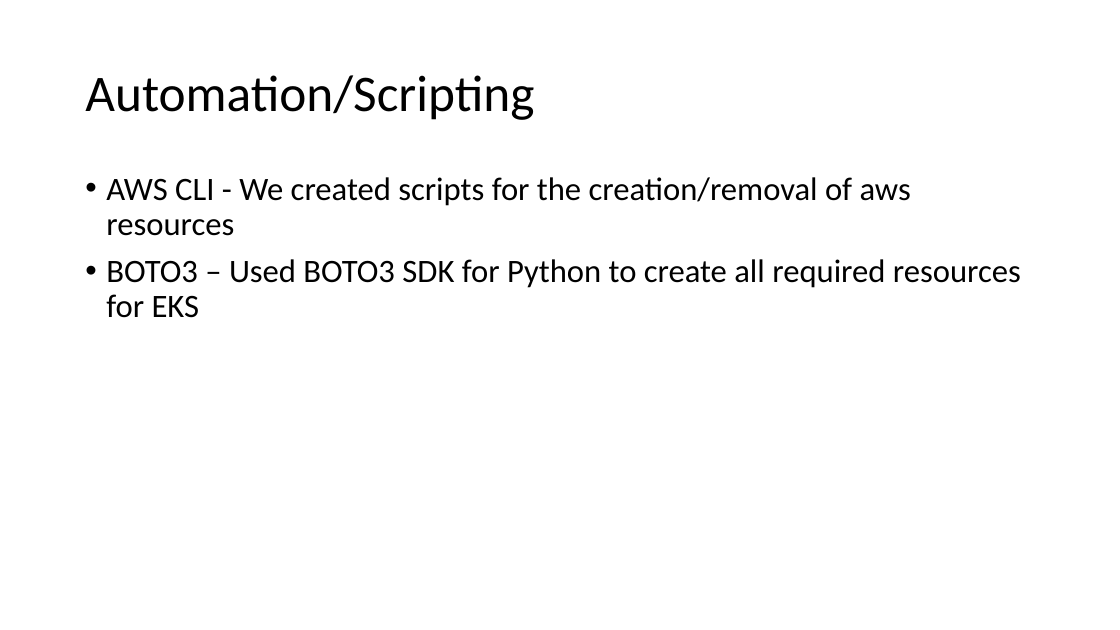
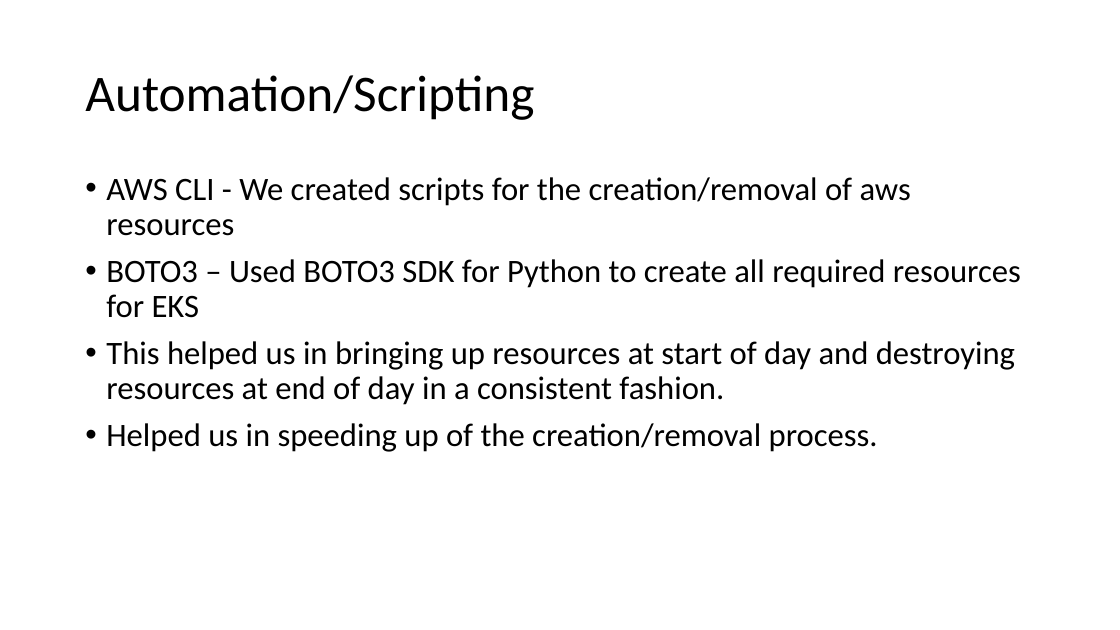
Before and after one commit to awspractice12/aws_practice, a slide deck: slide 16 of documents/DevOps_on_AWS.pptx. Drawn at 1120x630 pixels with LibreOffice and Linux fonts; fonts in the diff are those of the drawing. Boxes give left, top, right and bottom in pixels: in the first picture for what was removed or moved away, otherwise in the second. Text is boxed around its words. In the diff, an @@ line names an element or a change of style, - is before the commit and + after.

```diff
--- a/documents/DevOps_on_AWS.pptx
+++ b/documents/DevOps_on_AWS.pptx
@@ text at bbox=[106, 341, 1015, 452]: paragraphs added @@
+• This helped us in bringing up resources at start of day and destroying resources at end of day in a consistent fashion.
+• Helped us in speeding up of the creation/removal process.
```
Also in this commit, not shown: 6 other slides changed.
